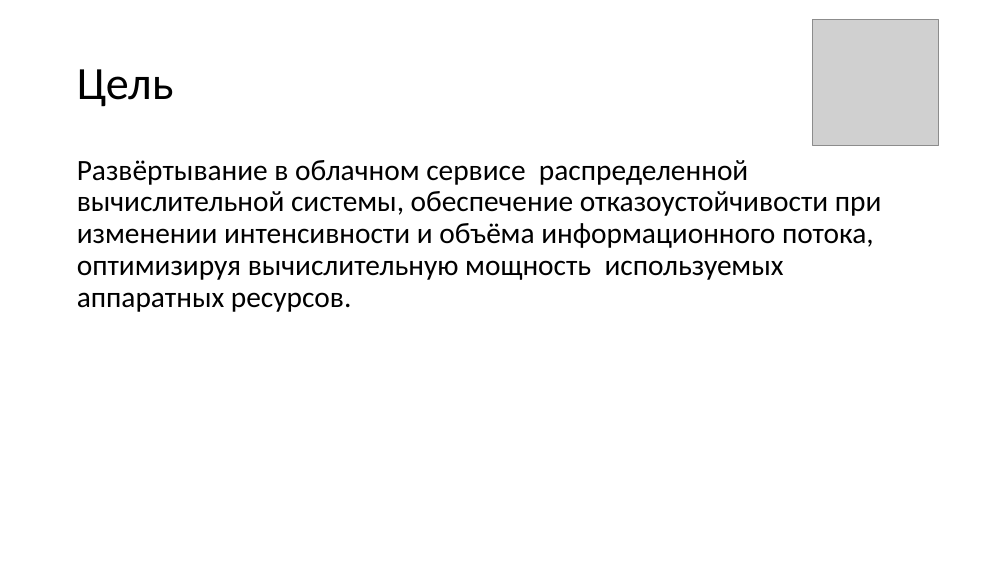
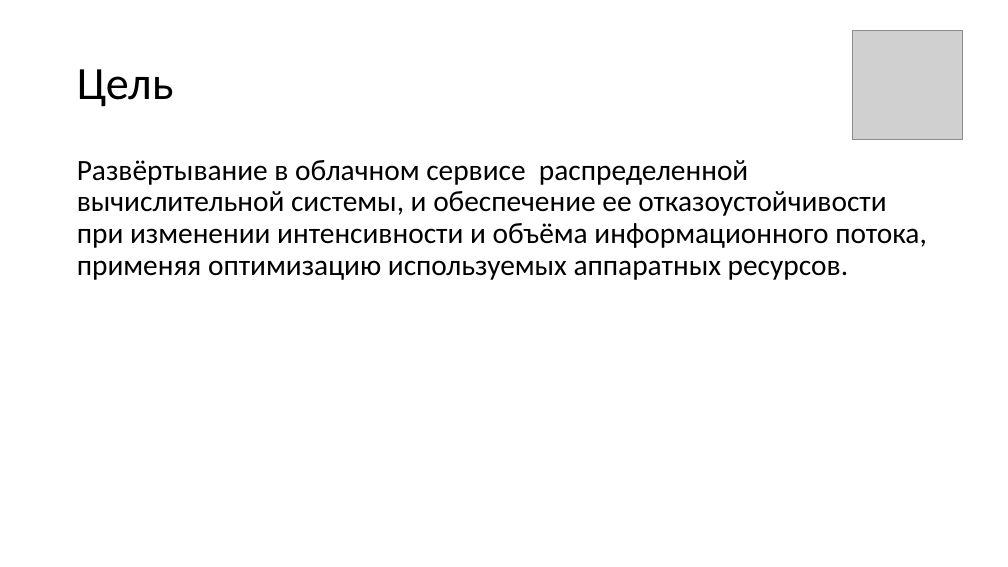
Before and after one commit to SkiStalker/BachelorsDegree, a slide deck: slide 4 of text/Масштабирование_вычислительных_мощностей.pptx (slide 3 before the commit). Drawn at 1008x567 pixels with LibreOffice and Linux fonts; fonts in the diff are those of the drawing; grey boxes stand for pictures. Boxes give left, top, right and bottom in pixels: in the first picture for what was removed or moved away, otherwise in the second. Text is boxed around its words. In the diff, an @@ line names an element or a change of style, - is before the commit and + after.

```diff
--- a/text/Масштабирование_вычислительных_мощностей.pptx
+++ b/text/Масштабирование_вычислительных_мощностей.pptx
@@ picture: place and size @@
-picture at (813, 20, 939, 146)
+picture at (853, 30, 963, 140)
@@ text at (77, 160, 927, 280): text changed @@
-Развёртывание в облачном сервисе распределенной вычислительной системы, обеспечение отказоустойчивости при изменении интенсивности и объёма информационного потока, оптимизируя вычислительную мощность используемых аппаратных ресурсов.
+Развёртывание в облачном сервисе распределенной вычислительной системы, и обеспечение ее отказоустойчивости при изменении интенсивности и объёма информационного потока, применяя оптимизацию используемых аппаратных ресурсов.
```
Also in this commit, not shown: 7 other slides changed, 8 slides added, 3 slides removed, 3 other files.
